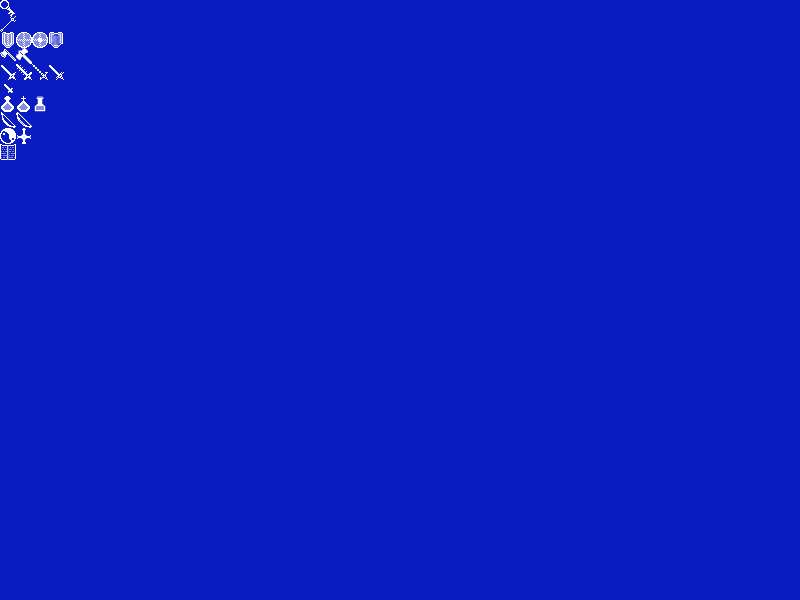
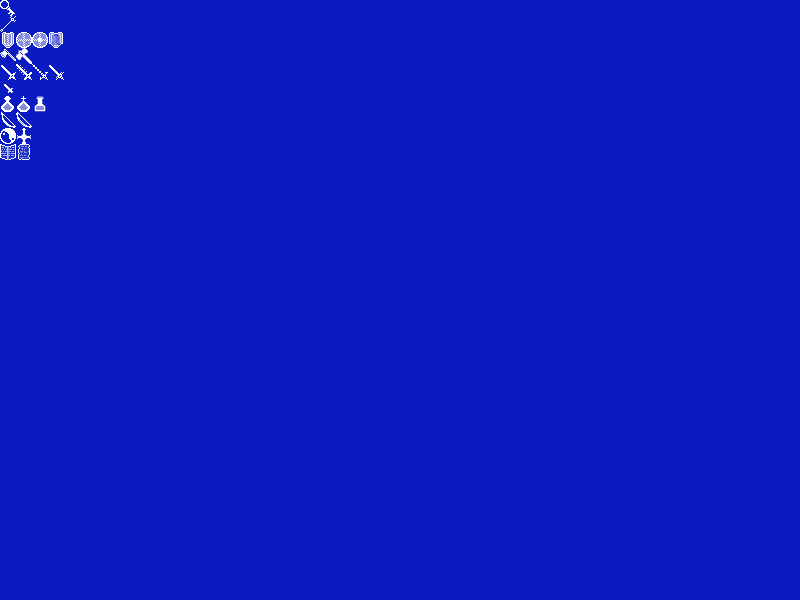
Comparing the layer stacks of the two 800x600 images. Changes:
painted on "Gradient" over [0, 144, 30, 160]
